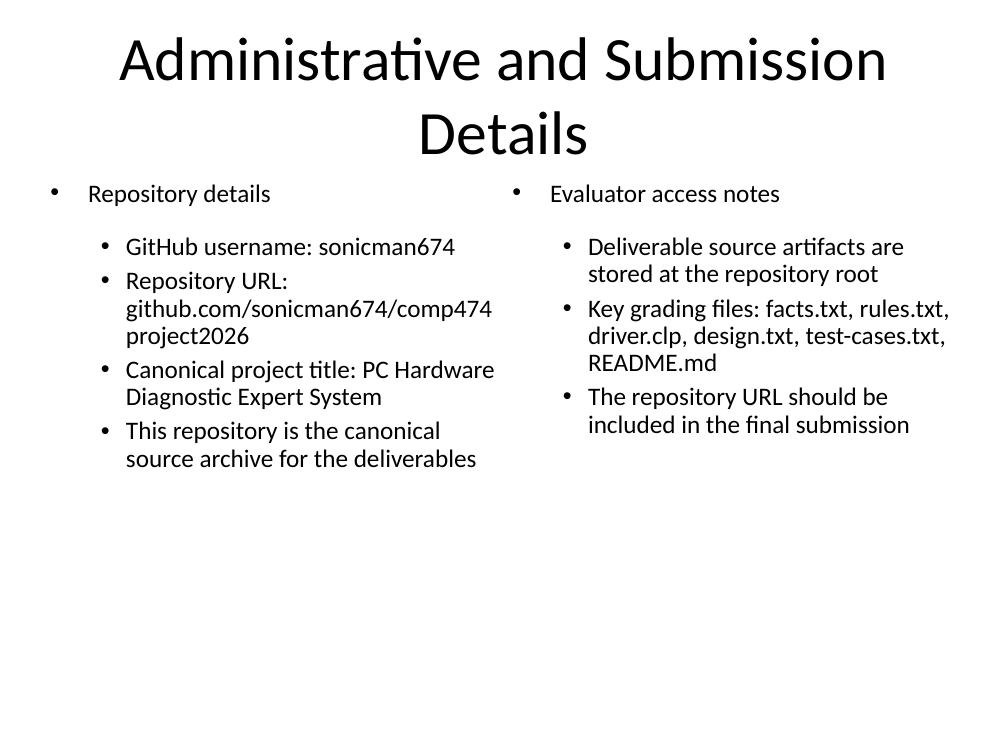
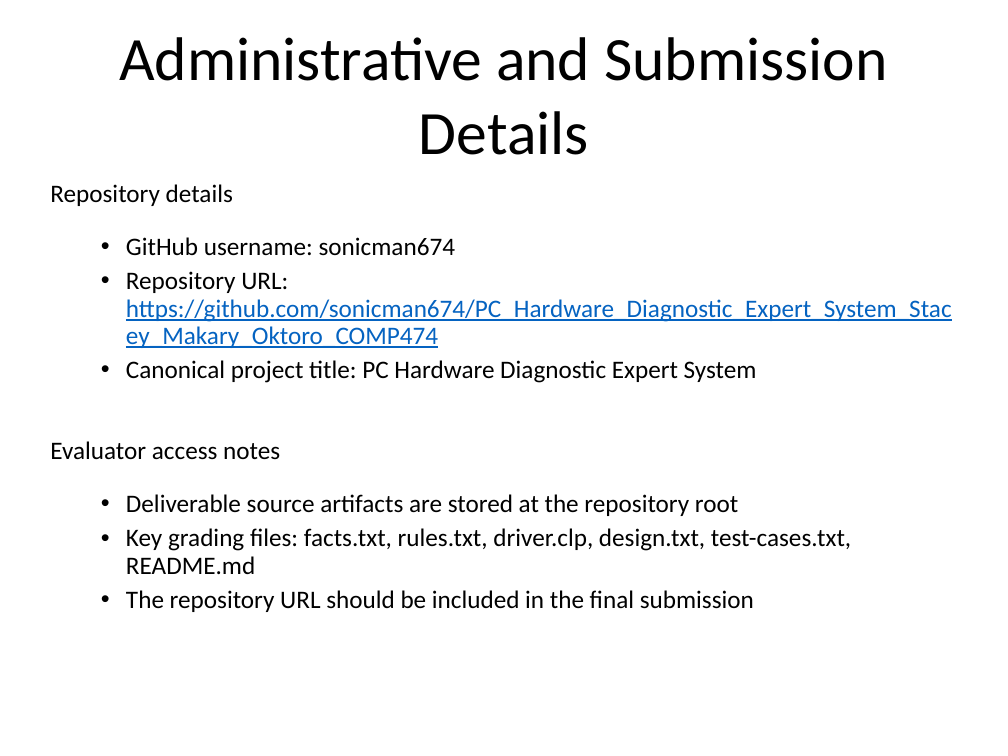
Before and after one commit to sonicman674/PC_Hardware_Diagnostic_Expert_System_Stacey_Makary_Oktoro_COMP474, a slide deck: slide 4 of d2_presentation.pptx. Drawn at 1008x756 pixels with LibreOffice and Linux fonts; fonts in the diff are those of the drawing; background and template pictures are left out. Boxes give left, top, right and bottom in pixels: in the first picture for what was removed or moved away, otherwise in the second. Text is boxed around its words. In the diff, an @@ line names an element or a change of style, - is before the commit and + after.

```diff
--- a/d2_presentation.pptx
+++ b/d2_presentation.pptx
@@ text at (50, 184, 233, 206): bullet • to none @@
@@ text removed at (550, 184, 950, 434) @@
-• Evaluator access notes
-  • Deliverable source artifacts are stored at the repository root
-  • Key grading files: facts.txt, rules.txt, driver.clp, design.txt, test-cases.txt, README.md
-  • The repository URL should be included in the final submission
@@ text at (126, 271, 952, 348): text changed; text colour #000000 to #0563C1 @@
-  • Repository URL: github.com/sonicman674/comp474project2026
+  • Repository URL: https://github.com/sonicman674/PC_Hardware_Diagnostic_Expert_System_Stacey_Makary_Oktoro_COMP474
@@ text at (50, 441, 851, 612): text changed @@
-  • This repository is the canonical source archive for the deliverables
+Evaluator access notes
+  • Deliverable source artifacts are stored at the repository root
+  • Key grading files: facts.txt, rules.txt, driver.clp, design.txt, test-cases.txt, README.md
+  • The repository URL should be included in the final submission
```
Also in this commit, not shown: 2 other slides changed, 2 other files.
